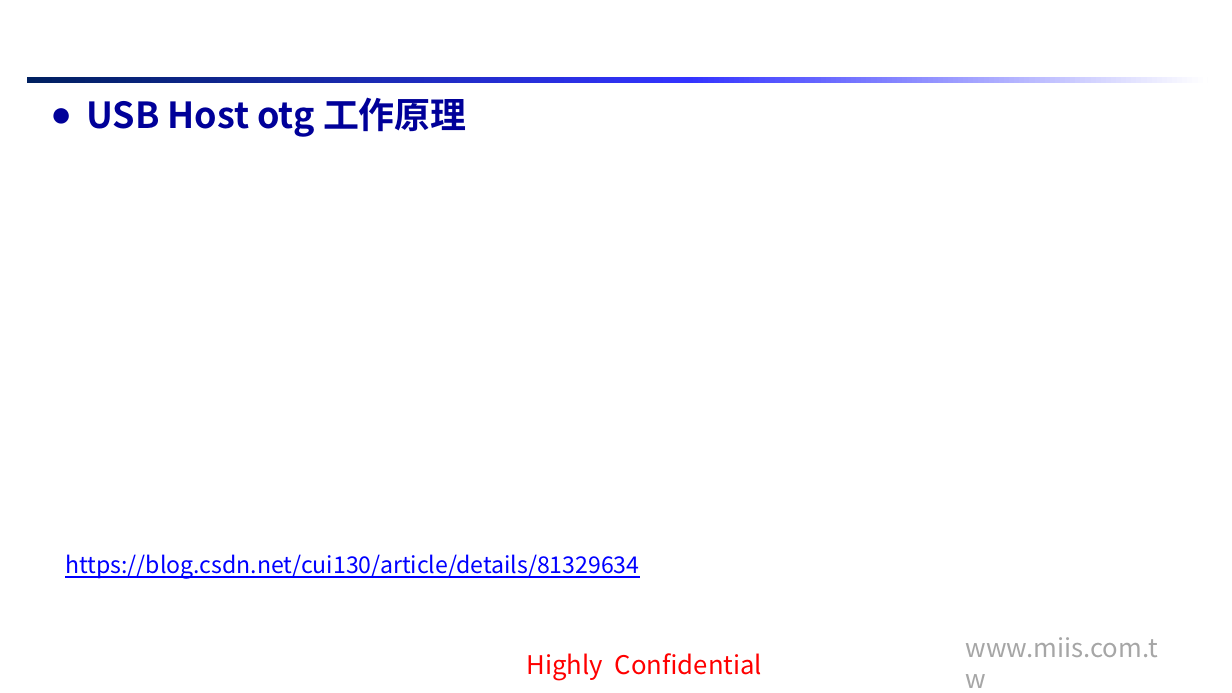
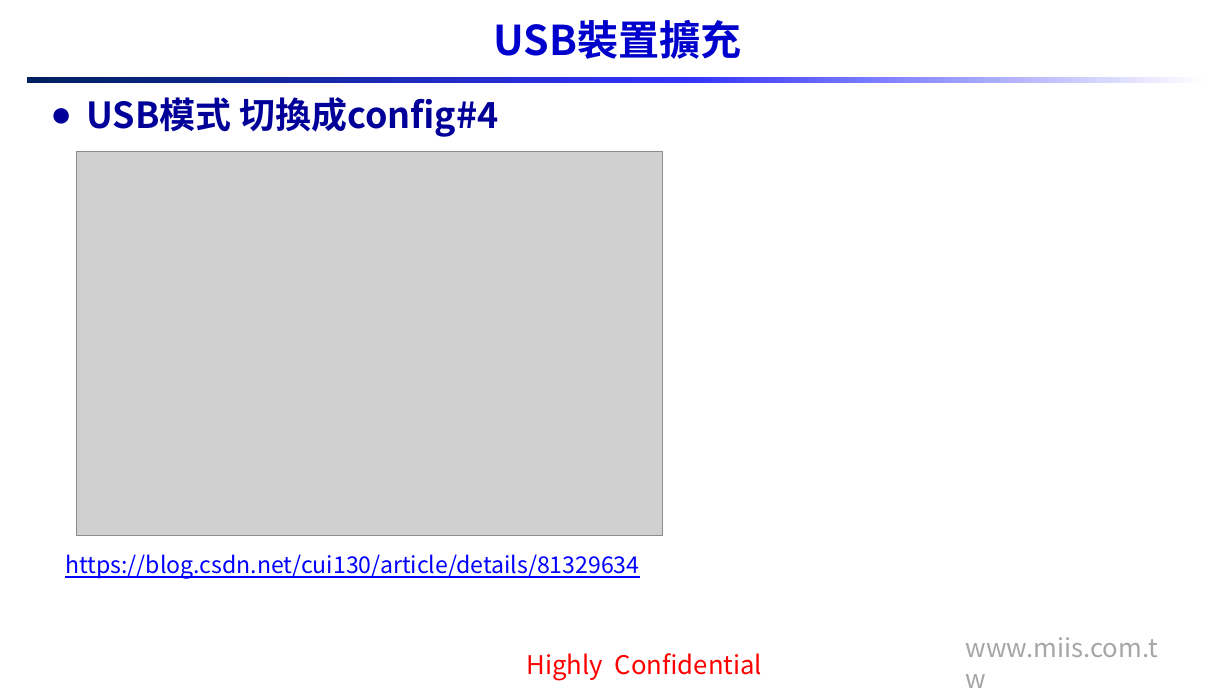
Before and after one commit to Yu-Chian-Lin/tx2-, a slide deck: slide 5 of 日報&週報/2019027weekly_report_Peter.pptx. Drawn at 1232x693 pixels with LibreOffice and Linux fonts; fonts in the diff are those of the drawing; grey boxes stand for pictures; background and template pictures are left out. Boxes give left, top, right and bottom in pixels: in the first picture for what was removed or moved away, otherwise in the second. Text is boxed around its words. In the diff, an @@ line names an element or a change of style, - is before the commit and + after.

```diff
--- a/日報&週報/2019027weekly_report_Peter.pptx
+++ b/日報&週報/2019027weekly_report_Peter.pptx
@@ title added at (494, 20, 742, 59), 32 pt, text #0000CC, bold @@
+USB裝置擴充
@@ text at (86, 97, 499, 137): text changed @@
-● USB Host otg 工作原理
+● USB模式 切換成config#4
@@ picture added at (76, 151, 662, 535) @@
```
Also in this commit, not shown: 3 other slides changed, 1 slide added, 5 other files.
